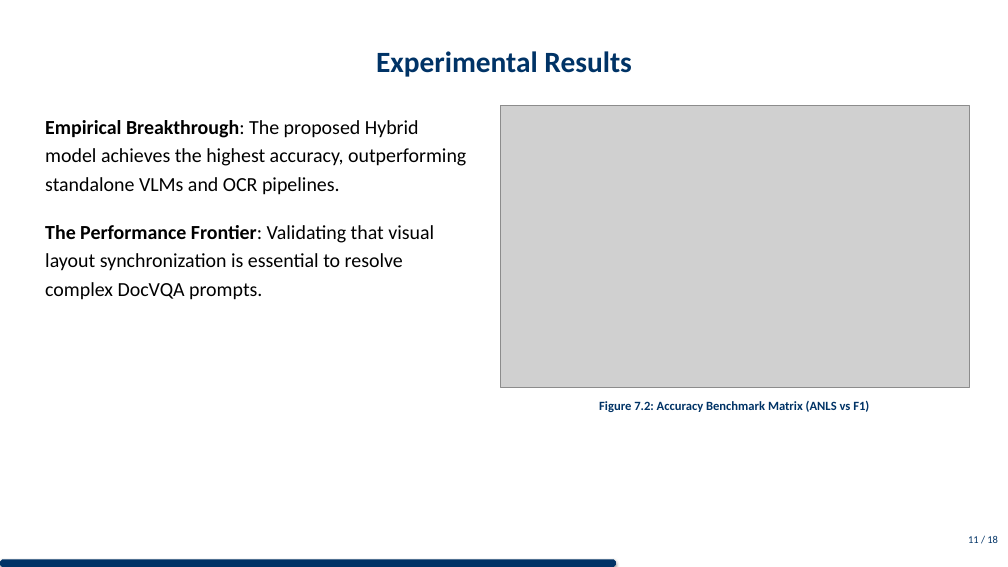
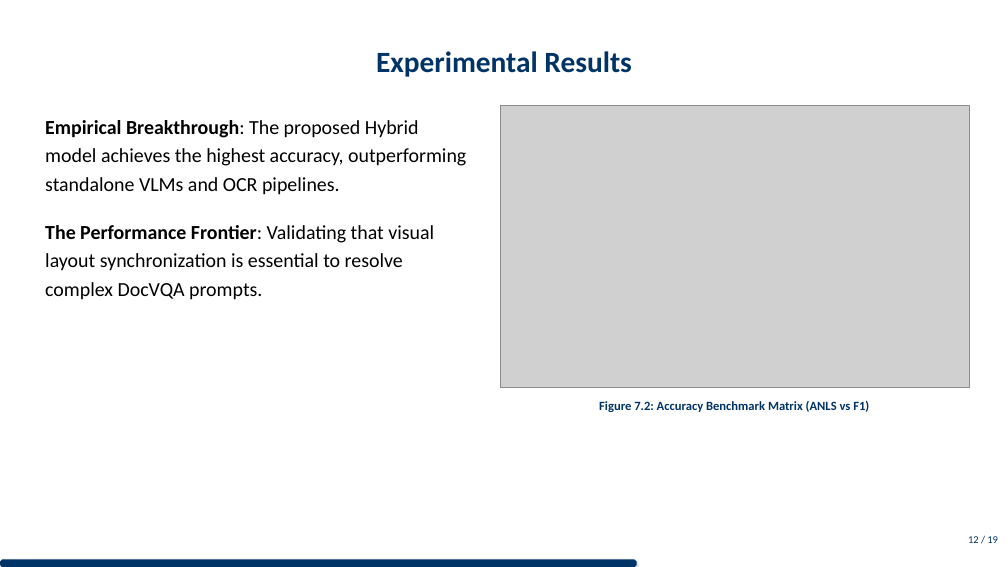
Before and after one commit to DESMOND135/DOCVQA-RAG-PERCEPTION-BENCHMARK, a slide deck: slide 13 of THESIS/presentation/presentation.pptx (slide 12 before the commit). Drawn at 1008x567 pixels with LibreOffice and Linux fonts; fonts in the diff are those of the drawing; grey boxes stand for pictures. Boxes give left, top, right and bottom in pixels: in the first picture for what was removed or moved away, otherwise in the second. Text is boxed around its words. In the diff, an @@ line names an element or a change of style, - is before the commit and + after.

Commit message:
docs(presentation): split evaluation metrics into two spacious slides to avoid layout overlap

```diff
--- a/THESIS/presentation/presentation.pptx
+++ b/THESIS/presentation/presentation.pptx
@@ text at (968,536,998,543): text changed @@
-11 / 18
+12 / 19
@@ octagon: place and size @@
-octagon at (0,560,616,567)
+octagon at (0,560,637,567)
```
Also in this commit, not shown: 16 other slides changed, 1 slide added, 2 other files.
